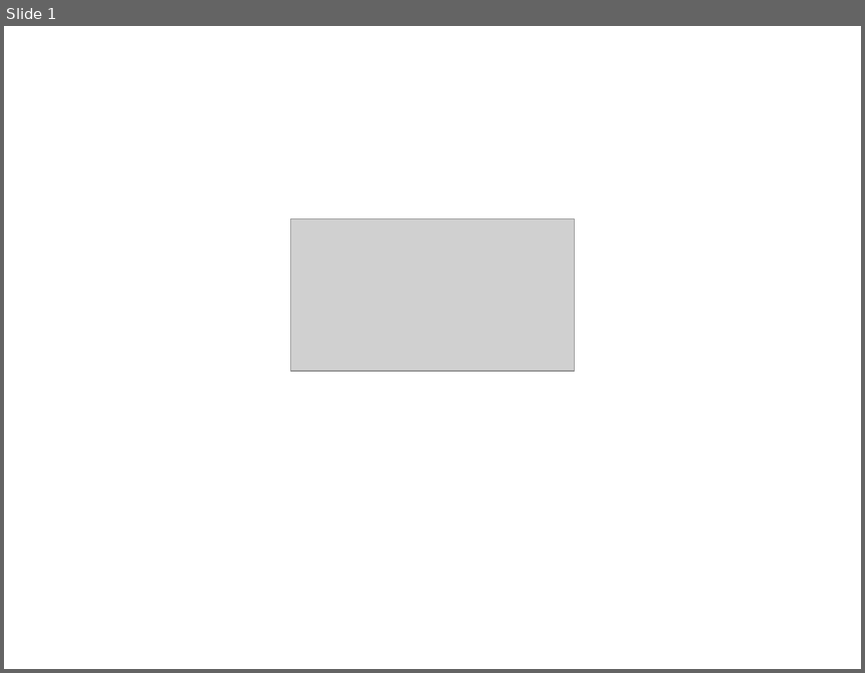
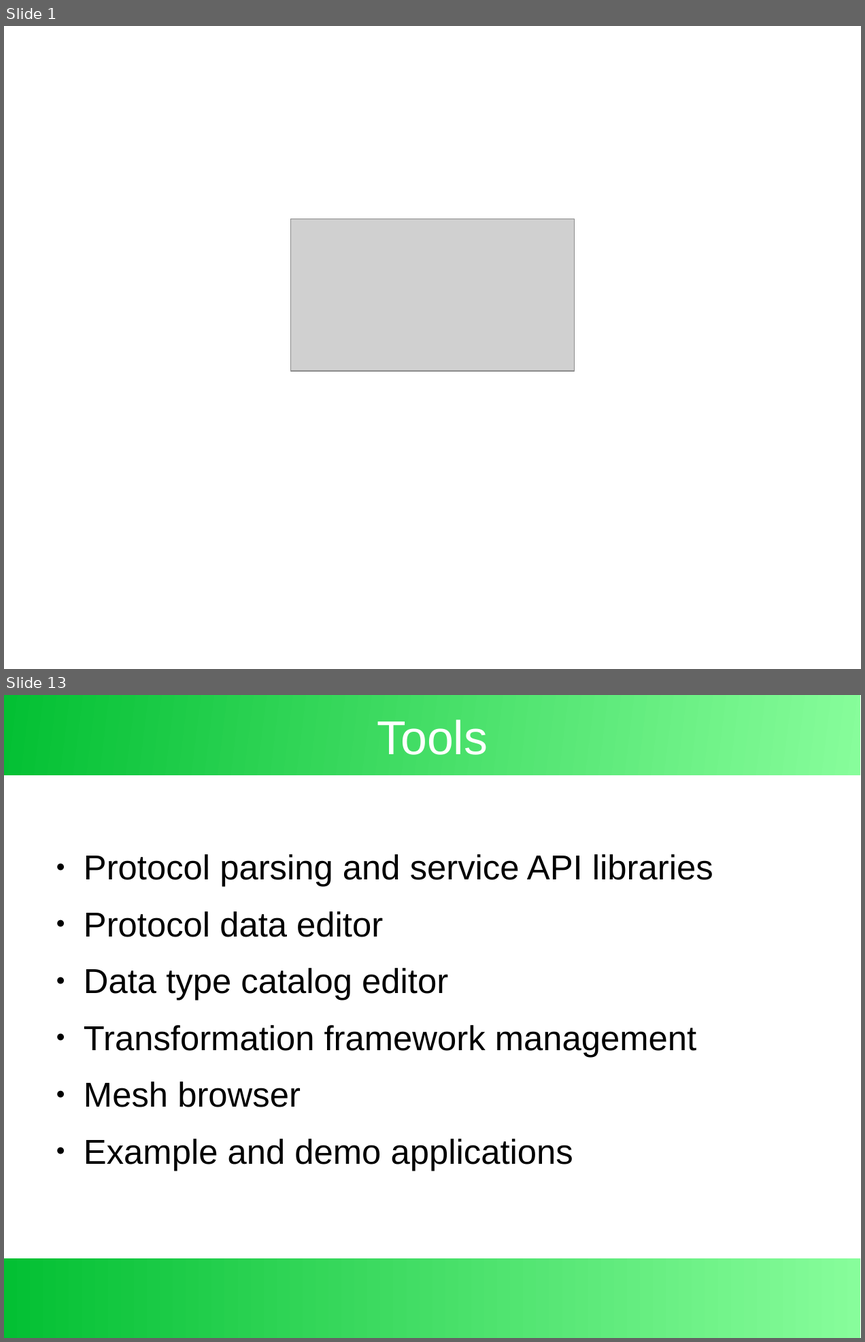
Before and after one commit to exbin/exbin-doc, a slide deck: presentation/exbin-overview.odp. Shown one above the other, each under a label of ours: slide 1 before the commit, slides 1 and 13 after it; the slides between them are not shown. The pictures are 865x673 and 865x1342 pixels, drawn with LibreOffice and Linux fonts; fonts in the diff are those of the drawing; grey boxes stand for pictures; background and template pictures are left out. Boxes give left, top, right and bottom in pixels: in the first picture for what was removed or moved away, otherwise in the second. Text is boxed around its words. In the diff, an @@ line names an element or a change of style, - is before the commit and + after.

```diff
--- a/presentation/exbin-overview.odp
+++ b/presentation/exbin-overview.odp
@@ slide 13 added at (4,695,861,1338), background #FFFFFF @@
@@ rectangle added at (4,695,861,775), fill gradient #87FD9B to #03C033 @@
@@ title added at (377,719,487,755), 44 pt, text #FFFFFF @@
+Tools
@@ text added at (84,854,713,1170), 32 pt, text #000000 @@
+● Protocol parsing and service API libraries
+● Protocol data editor
+● Data type catalog editor
+● Transformation framework management
+● Mesh browser
+● Example and demo applications
@@ rectangle added at (4,1258,861,1338), fill gradient #87FD9B to #03C033 @@
```
Also in this commit, not shown: 5 slides changed, 7 other slides added, 1 slide removed, 2 other files.
